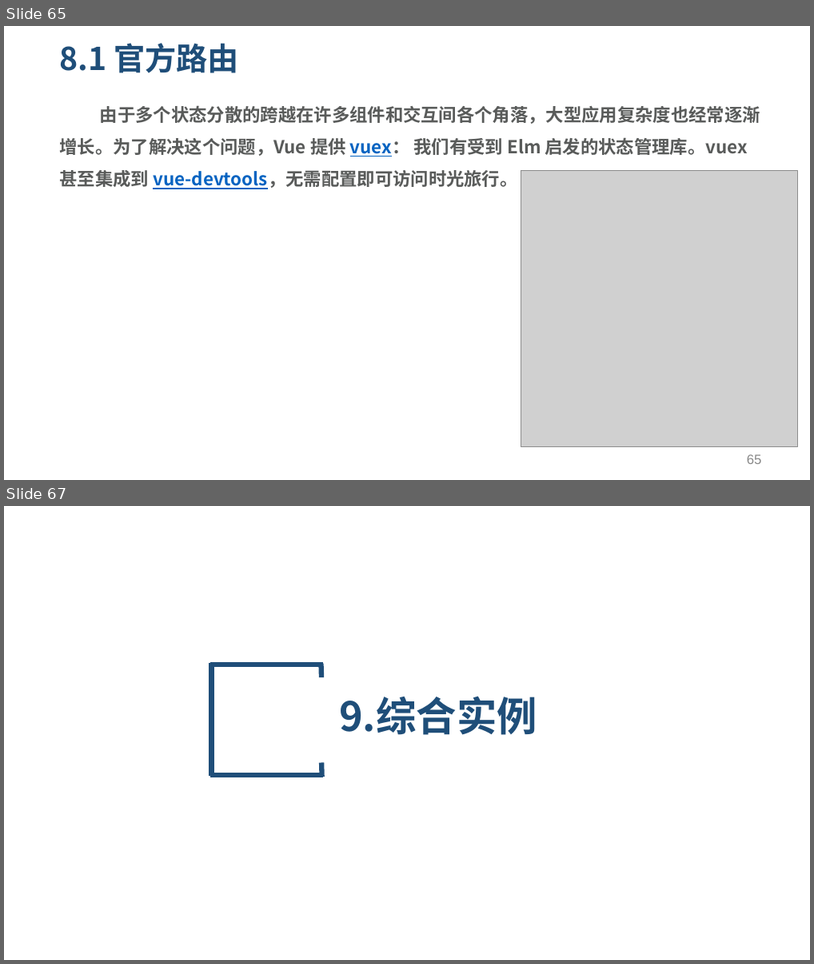
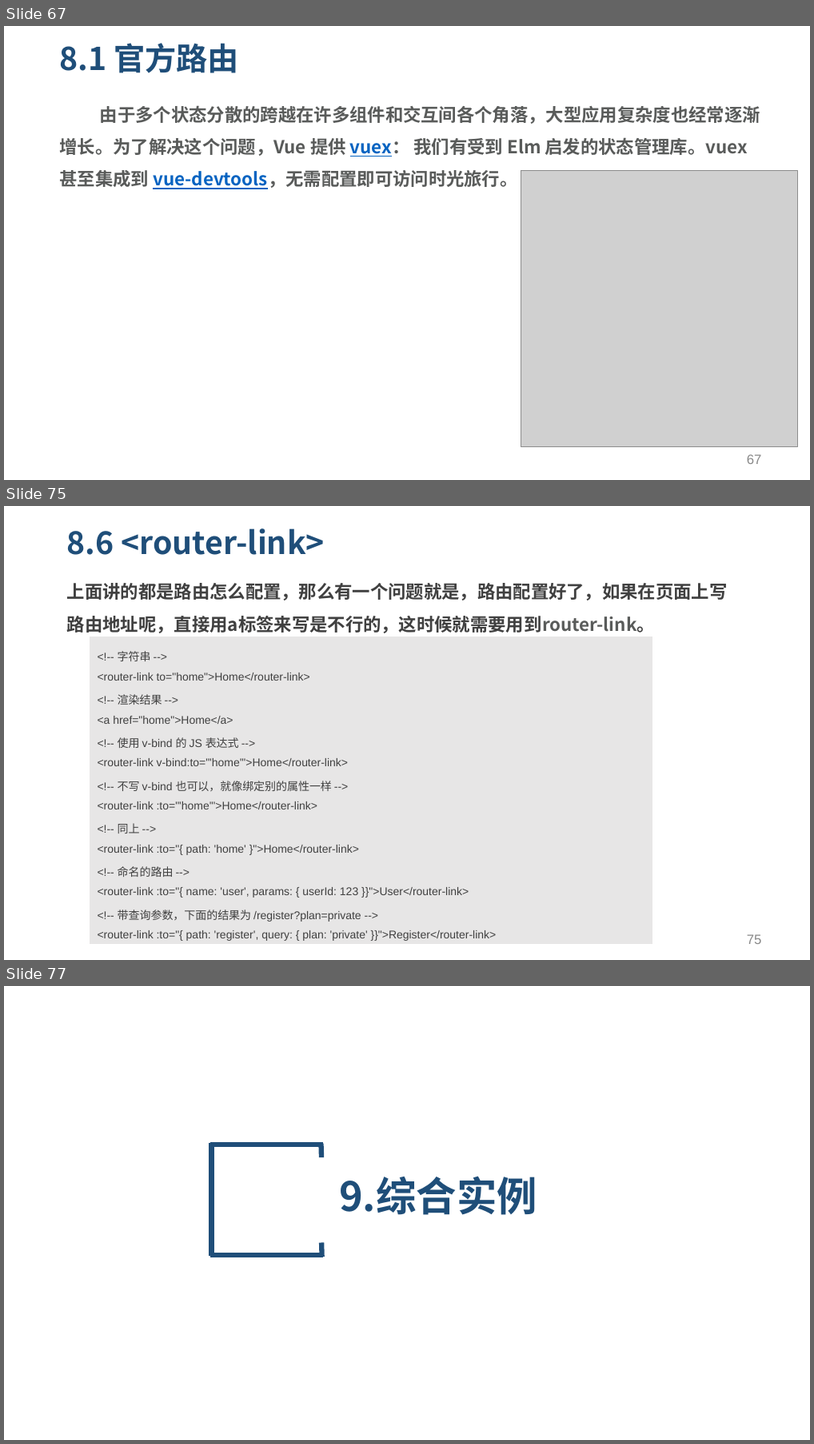
Before and after one commit to yxl2628/vuejs, a slide deck: 03 vue高级特性.pptx. Shown one above the other, each under a label of ours: slides 65 and 67 before the commit, slides 67, 75 and 77 after it; the slides between them are not shown. The pictures are 814x964 and 814x1444 pixels, drawn with LibreOffice and Linux fonts; fonts in the diff are those of the drawing; grey boxes stand for pictures. Boxes give left, top, right and bottom in pixels: in the first picture for what was removed or moved away, otherwise in the second. Text is boxed around its words. In the diff, an @@ line names an element or a change of style, - is before the commit and + after.

Commit message:
增加了单文件组件和路由的详细说明

```diff
--- a/03 vue高级特性.pptx
+++ b/03 vue高级特性.pptx
@@ slide 75 added at (4, 506, 810, 960), background #FFFFFF @@
@@ title added at (67, 528, 325, 555), 28 pt, text #1F4E79, bold @@
+8.6 <router-link>
@@ text added at (67, 583, 728, 633), 16 pt, text #404040, bold @@
+上面讲的都是路由怎么配置，那么有一个问题就是，路由配置好了，如果在页面上写路由地址呢，直接用a标签来写是不行的，这时候就需要用到router-link。
@@ table added at (90, 636, 654, 944), 1 rows, 1 columns @@
+<!-- 字符串 --> / <router-link to="home">Home</router-link> / <!-- 渲染结果 --> / <a href="home">Home</a> / <!-- 使用 v-bind 的 JS 表达式 --> / <router-link v-bind:to="'home'">Home</router-link> / <!-- 不写 v-bind 也可以，就像绑定别的属性一样 --> / <router-link :to="'home'">Home</router-link> / <!-- 同上 --> / <router-link :to="{ path: 'home' }">Home</router-link> / <!-- 命名的路由 --> / <router-link :to="{ name: 'user', params: { userId: 123 }}">User</router-link> / <!-- 带查询参数，下面的结果为 /register?plan=private --> / <router-link :to="{ path: 'register', query: { plan: 'private' }}">Register</router-link>
@@ page number added at (747, 934, 762, 944), 12 pt, text #898989 @@
+75
@@ what was slide 65 is now slide 67 @@
@@ page number at (747, 454, 762, 464): text changed @@
-65
+67
@@ what was slide 67 is now slide 77 @@
```
Also in this commit, not shown: 1 slide changed, 10 other slides added, 1 slide removed, 1 other file.
